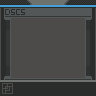
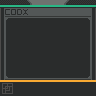
Layers edited between the first and the second 96 x 96 image:
showed "CODX.stamp" over [8, 9, 28, 15]
hid "DSCS.stamp" over [8, 9, 25, 15]
hid "top.dscs.banner" over [0, 5, 96, 7]
showed "top.tech.banner" over [0, 5, 96, 7]
added layer "bottom.default.banner" in group "bottom.banners" over [0, 80, 96, 82]
showed "codex.background" over [6, 18, 90, 78]
hid "side.grates.blank" over [6, 30, 90, 66]
hid "radiation.main" over [4, 18, 92, 78]
